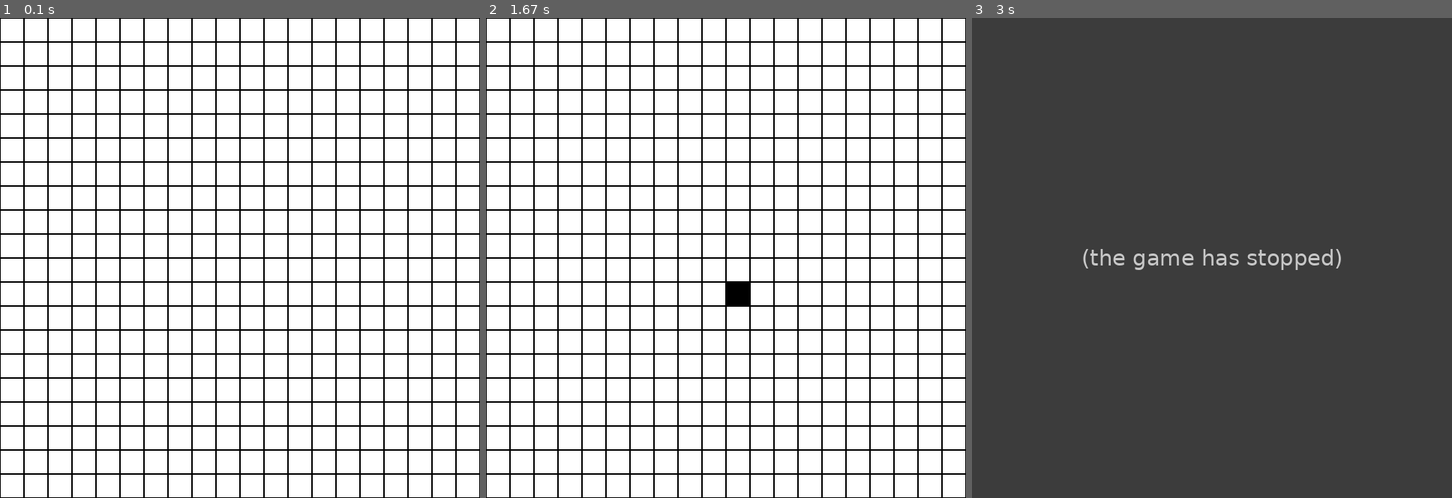
Above: before the commit, frames 1-3 (left to right).
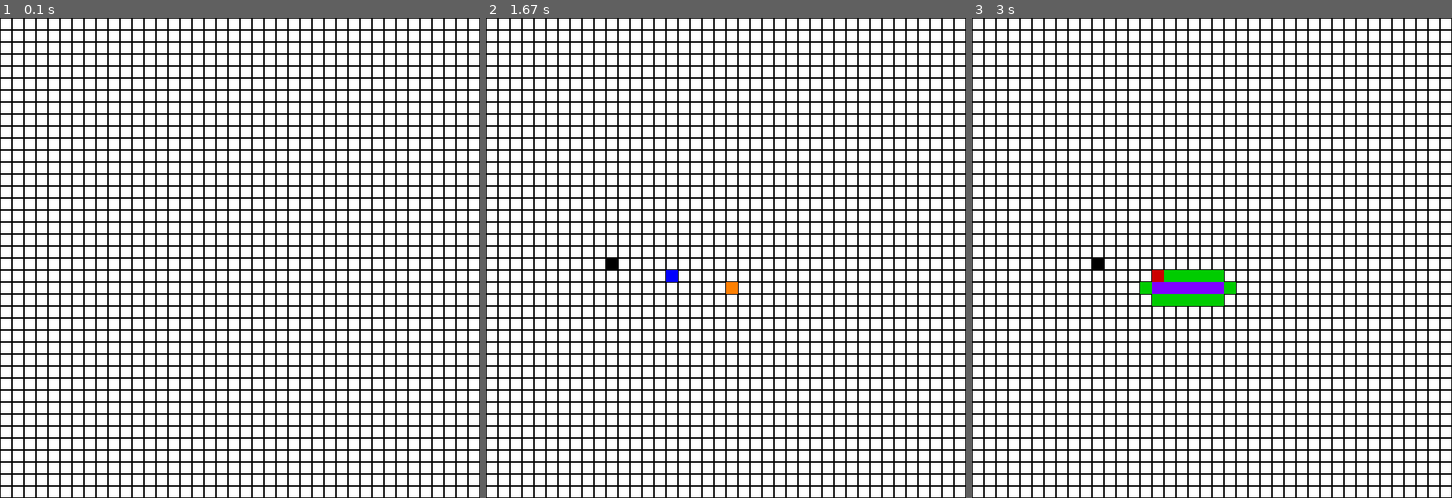
Above: after the commit, the same moments.

Repository: DavNat21/Pygame-Path-Finding-Visualization-
Game: pygame game, started from testing-grids.py
The game is run twice, just before and just after one commit, with the same random seed, the same clock (stepped at 60 frames per second) and the same inputs.
Inputs (mouse positions are in pixels of both pictures, inside the frame that each line leads up to):
- Up to frame 1 (0.1 s): no input
- Up to frame 2 (1.67 s): press the mouse at (726, 291) at 0.37 s; move the mouse to (668, 277) at 0.47 s; release the mouse at (610, 262) at 0.6 s
- Up to frame 3 (3 s): tap Enter at 1.67 s

The runs differ from the first frame. In frame 1, 11% of the frame differs, in the area x 0-100%, y 0-100%; in frame 2, 12%; in frame 3, 100%.
Before the commit the program exited at 1.67 s; later frames show no game.

Commit message:
Major changes

Diff:
--- a/testing-grids.py
+++ b/testing-grids.py
@@ -2,9 +2,12 @@
 import pygame as pg
 import os
 import sys
+import heapq
 
 pg.init()
-
+SCREEN = pg.display.set_mode((640,640))
+WIDTH = 640//40
+NUM = 40
 #pg.draw.rect(screen, color = (255,255,255), rect=(0,0,20,20))
 #pg.display.update()
 
@@ -31,6 +34,9 @@
     BLACK = (0,0,0)
     WHITE = (255,255,255)
     ORANGE = (255,128,0)
+    RED = (204,0,0)
+    GREEN = (0,204,0)
+    BLUE =  (0,0,255)
     PURPLE = (127,0,255)
     INITALIZE = True
 
@@ -41,50 +47,129 @@
         self.width = width
         self.height = height
         self.screen = screen
-        self.neighbors = self.neighbors()
+        #self.neighbors = self.get_neighbors()
         self.wall = False
         self.start = False
         self.goal = False
         self.color = self.WHITE
-        self.set_status_onscreen()
-
-    def neighbors(self):
+        #self.cost = 1
+        #self.set_wallstatus_onscreen()
+
+    # def get_neighbors(self):
+    #     """Return neighbors nodes objects"""
+
+    #     x = self.col
+    #     y = self.row
+
+    #     if 0<=x< self.width and 0<=y< self.height:
+    #         neighbors = [(x-1,y), (x+1,y), (x, y-1), (x,y+1)]
+
+    #         return neighbors
+    #     else:
+    #         return None
+
+    def make_start(self):
+        self.color = self.ORANGE
+        self.start = True
+
+    def make_goal(self):
+        self.color = self.BLUE
+        self.goal = True
+
+    def make_wall(self):
+        self.color=self.BLACK
+        self.wall = True
+
+    def make_explored(self):
+        self.color = self.RED
+        rect = (self.col*self.width, self.row*self.width, self.width, self.width)
+        pg.draw.rect(self.screen, color = self.color, rect=rect, width = 0)
+        pg.display.update(rect)
+
+    def make_open(self):
+        self.color = self.GREEN
+        rect = (self.col*self.width, self.row*self.width, self.width, self.width)
+        pg.draw.rect(self.screen, color = self.color, rect=rect, width = 0)
+        pg.display.update(rect)
+
+
+    def make_path(self):
+        self.color = self.PURPLE
+        rect = (self.col*self.width, self.row*self.width, self.width, self.width)
+        pg.draw.rect(self.screen, color = self.color, rect=rect, width = 0)
+        pg.display.update(rect)
+
+
+    def initialize_on_grid(self):
+        self.color = self.WHITE
+        rect = (self.col*self.width, self.row*self.width, self.width, self.width)
+        pg.draw.rect(self.screen, color = self.WHITE, rect=rect, width = 0)
+        pg.draw.rect(self.screen, color = self.BLACK, rect=rect, width = 1)
+
+    def cost_to_move(self):
+
+        return 1
+
+    # def set_wallstatus_onscreen(self):
+
+    #     w = self.width
+    #     x = self.col
+    #     y = self.row
+
+
+    #     if self.INITALIZE:
+
+    #         pg.draw.rect(self.screen, color = self.BLACK, rect=(x*w, y*w, w, w), width=1)
+    #         self.INITALIZE = False
+
+    #     elif self.start:
+    #         pg.draw.rect(self.screen, color = self.ORANGE, rect=(x*w, y*w, w, w))
+
+    #     elif self.goal:
+
+    #         pg.draw.rect(self.screen, color = self.BLUE, rect=(x*w, y*w, w, w))
+
+    #     elif self.wall:
+
+    #         pg.draw.rect(self.screen, color = self.BLACK, rect=(x*w, y*w, w, w))
+
+    #     else:
+    #         pg.draw.rect(self.screen, color = self.WHITE, rect=(x*w, y*w, w, w), width=0)
+    #         pg.draw.rect(self.screen, color = self.BLACK, rect=(x*w, y*w, w, w), width=1)
+
+def get_neighbors(node,width,map):
         """Return neighbors nodes objects"""
 
-        x = self.col
-        y = self.row
-
-        if 0<=x< self.width and 0<=y< self.height:
-            neighbors = [(x-1,y), (x+1,y), (x, y-1), (x,y+1)]
-
-            return neighbors
+        x,y = node.col,node.row
+        support = []
+
+        if 0<=x<width and 0<=y< width:
+
+            neighbors = [map[y,x-1], map[y,x+1], map[y-1,x], map[y+1,x]]
+
+            for node in neighbors:
+                if not node.wall:
+                    support.append((node.col,node.row))
+
+            return support
         else:
             return None
 
-    def set_status_onscreen(self):
-
-        w = self.width
-        x = self.col
-        y = self.row
-
-        if self.wall:
-
-            pg.draw.rect(self.screen, color = (0,0,0), rect=(x*w, y*w, w, w))
-        elif self.INITALIZE:
-
-            pg.draw.rect(self.screen, color = (0,0,0), rect=(x*w, y*w, w, w), width=1)
-            self.INITALIZE = False
-        else:
-            pg.draw.rect(self.screen, color = (255,255,255), rect=(x*w, y*w, w, w), width=0)
-            pg.draw.rect(self.screen, color = (0,0,0), rect=(x*w, y*w, w, w), width=1)
-
-
-
-
-
-def heuristic(x,y, goal):
+def update_grid(screen, node) -> Node:
+    """when called draws and update the actual grid state"""
+
+    x = node.col
+    y = node.row
+    w = node.width
+    pg.draw.rect(screen, color = node.color, rect=(x*w, y*w, w, w))
+    #pg.display.update()
+
+
+
+def heuristic(current, goal):
     """Manhattan distance"""
-    x2,y2 = goal
+    x,y = current.col, current.row
+    x2,y2 = goal.col, goal.row
 
     return abs(x-x2) + abs(y-y2)
 
@@ -94,51 +179,198 @@
 
     return i,j
 
-def make_map(screen):
-    """assuming working with 640x640 screen and 40x40"""
-    map = np.empty((20,20), dtype=object)
-    width = 640//20
-
-    for i in range(20):
-        for j in range(20):
+def make_map(screen, width, num):
+    """note: for now assuming working with 640x640 screen and 20x20 grid"""
+
+    map = np.empty((num,num), dtype=object)
+
+    for i in range(num):
+        for j in range(num):
 
             map[i,j] = Node(i,j,width, width, screen)
-            #pg.draw.rect(screen, color = (0,0,0), rect=(j*width, i*width, width, width))
+            pg.draw.rect(screen, color = (0,0,0), rect=(j*width, i*width, width, width), width = 1)
     return map
 
-def main():
-
-
-    screen = pg.display.set_mode((640,640))
-
-    screen.fill((255,255,255))
-
-    map = make_map(screen)
-
+class PriorityQueue():
+    """implemento una priority queue utilizzando il modulo heapq di python.
+        Inizializzo una lista vuota e definisco i due metodi push e pop"""
+
+    def __init__(self):
+
+        self.queue = []
+
+    def is_empty(self):
+        """By default python considera le liste True a meno che non siano vuote...cosa strana ma è cosi."""
+        return not self.queue
+
+    def heap_push(self, item, priority):
+
+        heapq.heappush(self.queue, (priority, item))
+
+    def pop(self):
+
+        return heapq.heappop(self.queue)[1]
+
+
+
+
+def drawPath(path,map):
+    '''funzione per disegnare il percorso individuato: cambia il valore dei pixel in base a color creando una retta dal punto (x0,y0) al punto (x1,y1)'''
+
+    for col,row in path:
+
+        node = map[row,col]
+        node.make_path()
+
+
+
+def recover_path(start, goal, explored):
+    """Explored is a dictionary {child(x,y):parent(x,y)} """
+
+    current = (goal.col,goal.row)
+    path = []
+
+    while (current[0] != start.col) or (current[1] != start.row):
+
+        path.append(explored[current])
+        current = explored[current]
+
+    path.append((start.col,start.row))
+    path.reverse()
+
+    return path
+
+def A_star(start, goal, map):
+
+    #default_cost = (abs(start[0]-goal[0]) + abs(start[1]-goal[1]))/graph.scaling
+    s = (start.col, start.row)
+    g = (goal.col, goal.row)
+    to_explore = PriorityQueue()
+    to_explore.heap_push(s, 0)  #pusho lo starting point
+    explored = {}
+    explored[s] = 0            #dizionario contenente pair nodo:costo per raggiungerlo dallo start
+    path = {}                      #dizionario contenente pair nodo:nodo_da_cui_arrivo
+
+
+    while not to_explore.is_empty():
+
+        a,b = current = to_explore.pop()
+        map[b,a].make_explored()
+
+        if current == g:
+
+            break
+
+        for x,y in get_neighbors(map[current[1],current[0]],640,map):
+
+            node = map[y,x]
+            cost = explored[current] + node.cost_to_move()
+
+            if (x,y) not in explored.keys() or cost < explored[(x,y)]:
+
+                priority = cost + heuristic(node, goal)       # aggiungo l'euristica come criterio di priorità
+                explored[(x,y)] = cost
+                to_explore.heap_push((x,y), priority)
+                path[(x, y)] = current
+                node.make_open()
+        pg.time.wait(40)
+    if current!=g:
+        return []  #an empty path
+
+    return path
+
+
+
+
+def main(screen, width,num):
+
+    screen.fill((255,255,255))  #fill screen with white background
+
+    map = make_map(screen,width,num)
+
+    start = None
+    goal = None
+    run = True
+    started = False
     pg.display.update()
 
-    pos = 0
-
-
-    while True:
+    while run:
         for event in pg.event.get():
-            if event.type in (pg.QUIT, pg.KEYDOWN):
+            if event.type == pg.QUIT:
                 sys.exit()
-            elif event.type == pg.MOUSEBUTTONDOWN:
-
-                x,y = event.pos
-                i,j = coordinate_map(x,y,640//20)
-
-                if not map[i,j].wall:
-                    map[i,j].wall = True
-                    map[i,j].set_status_onscreen()
+
+            if started:
+                continue
+
+            if event.type == pg.KEYDOWN:
+
+                if event.key == pg.K_RETURN and start!= None and goal!= None:
+
+                    started = True
+                    path = A_star(start,goal,map)
+
+                    if not path:
+                        started = False
+
+                        continue
+                    else:
+
+                        path = recover_path(start,goal,path)
+                        print('ok ho svolto l algoritmo')
+                        drawPath(path,map)
+                        start = None
+                        goal = None
+
+
+
+
+
+        if pg.mouse.get_pressed()[0]:
+
+            x,y = pg.mouse.get_pos()
+            i,j = coordinate_map(x,y,WIDTH)
+            node = map[i,j]
+
+            if not start:
+                start = node
+                start.make_start()
+
+            elif not goal and start!=node:
+                goal = node
+                goal.make_goal()
+
+            elif start!=node and goal!=node:
+                node.make_wall()
+
+            update_grid(screen, node)
+
+        elif pg.mouse.get_pressed()[2]:
+
+                x,y = pg.mouse.get_pos()
+                i,j = coordinate_map(x,y,WIDTH)
+                node = map[i,j]
+
+                if node.start:
+
+                    start = None
+                    node.start = False
+
+                elif node.goal:
+
+                    goal = None
+                    node.goal = False
+
                 else:
-                    map[i,j].wall = False
-                    map[i,j].set_status_onscreen()
-
+                    node.wall = False
+
+                node.initialize_on_grid()
+
+
+        #start is None
+        #goal is None
         #pg.time.delay(100)
         pg.display.update()
 
 
 
-main()
+main(SCREEN, WIDTH, NUM)
